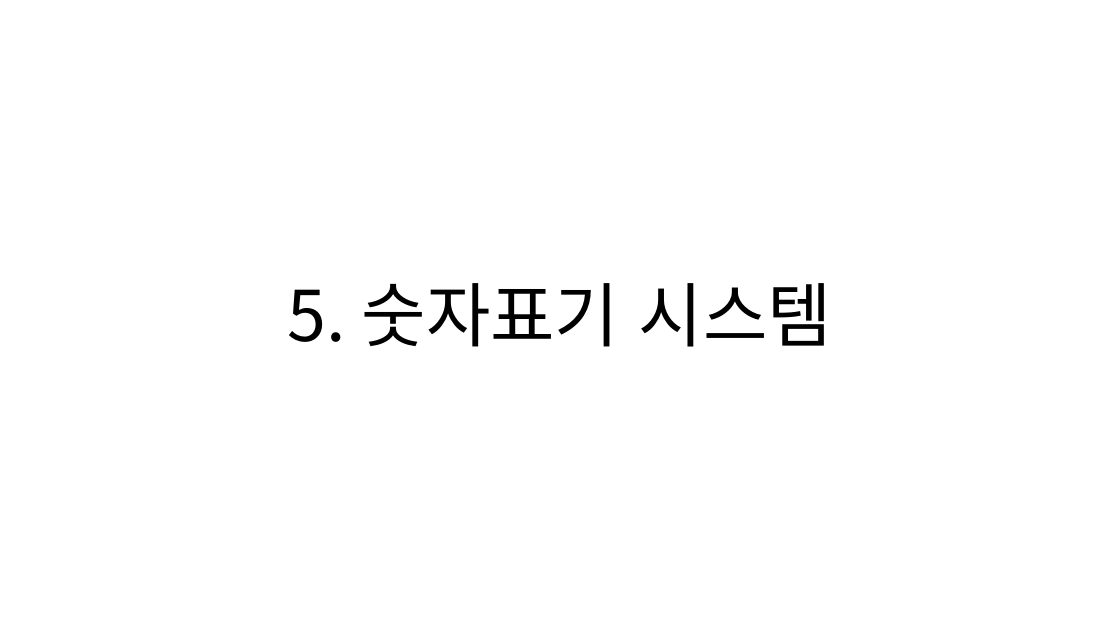
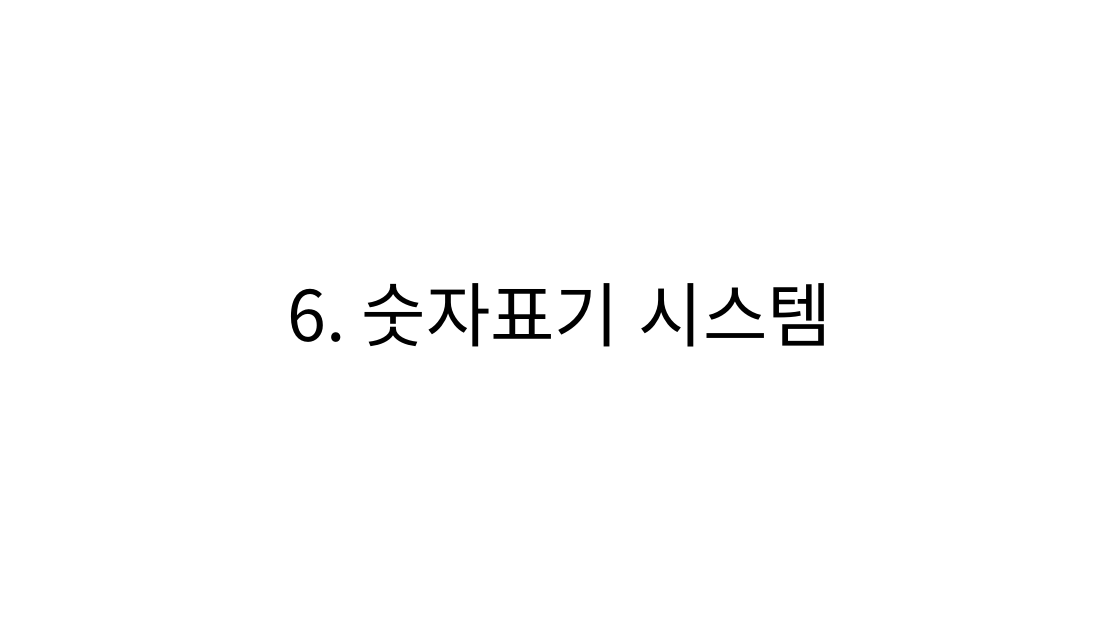
Before and after one commit to wlrud753/CarryCarrot, a slide deck: slide 21 of 기획서/당근키우기 시스템.pptx (slide 19 before the commit). Drawn at 1120x630 pixels with LibreOffice and Linux fonts; fonts in the diff are those of the drawing. Boxes give left, top, right and bottom in pixels: in the first picture for what was removed or moved away, otherwise in the second. Text is boxed around its words. In the diff, an @@ line names an element or a change of style, - is before the commit and + after.

```diff
--- a/기획서/당근키우기 시스템.pptx
+++ b/기획서/당근키우기 시스템.pptx
@@ title at (288,283,832,347): text changed @@
-5. 숫자표기 시스템
+6. 숫자표기 시스템
```
Also in this commit, not shown: 3 other slides changed, 2 slides added, 1 other file.
